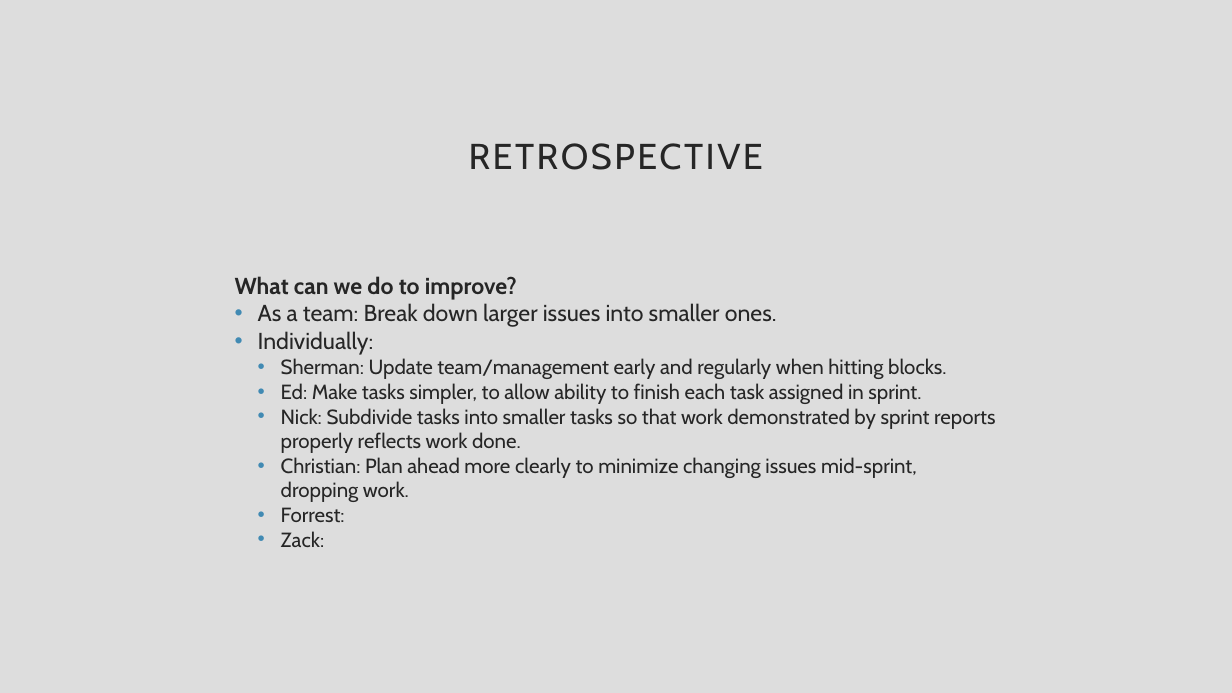
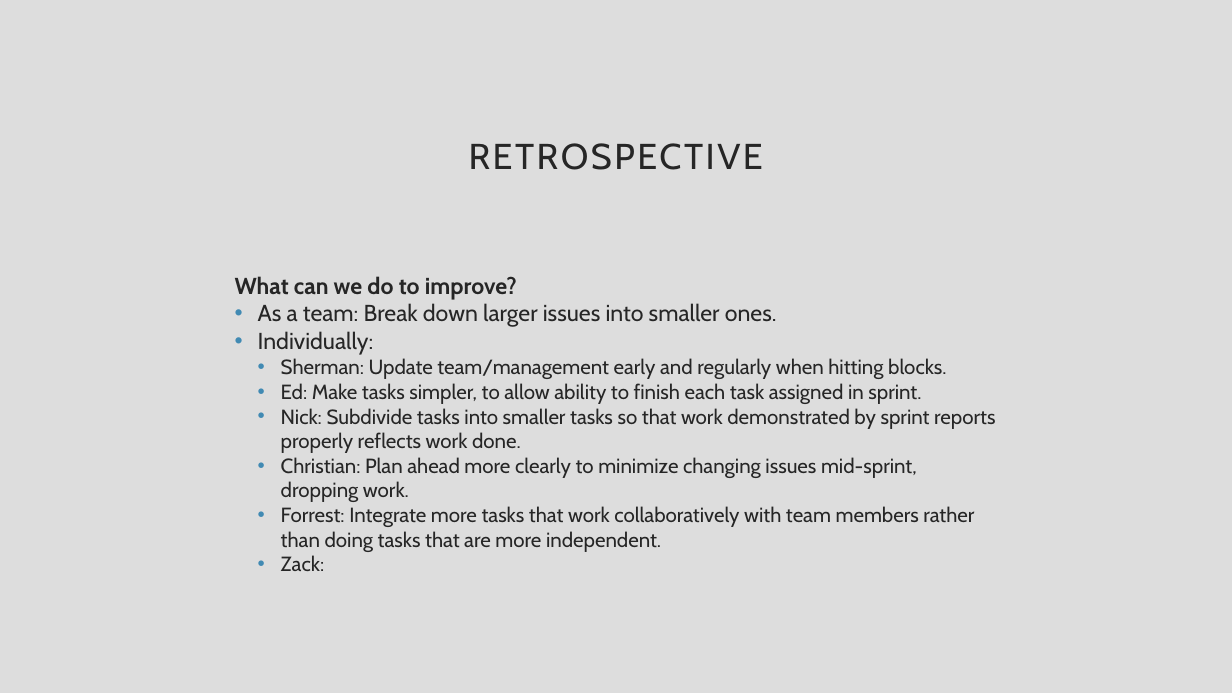
Before and after one commit to CiderCS3398/CS3398-Cider-S2017, a slide deck: slide 4 of Presentations/Sprint 2 Review.pptx. Drawn at 1232x693 pixels with LibreOffice and Linux fonts; fonts in the diff are those of the drawing. Boxes give left, top, right and bottom in pixels: in the first picture for what was removed or moved away, otherwise in the second. Text is boxed around its words. In the diff, an @@ line names an element or a change of style, - is before the commit and + after.

Commit message:
Forrest's addition

```diff
--- a/Presentations/Sprint 2 Review.pptx
+++ b/Presentations/Sprint 2 Review.pptx
@@ text at (x1=281, y1=506, x2=974, y2=552): text changed @@
-  • Forrest:
+  • Forrest: Integrate more tasks that work collaboratively with team members rather than doing tasks that are more independent.
```
